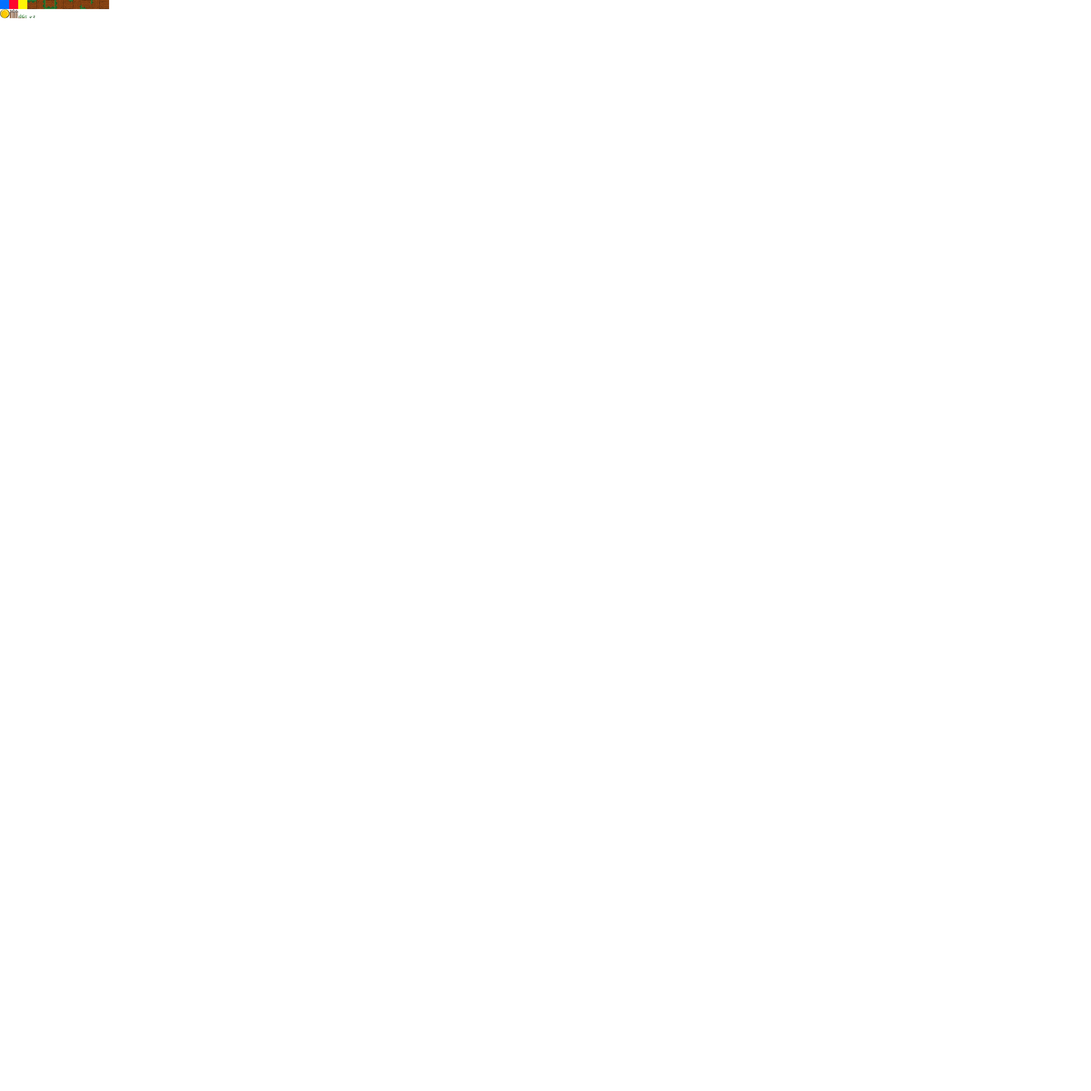
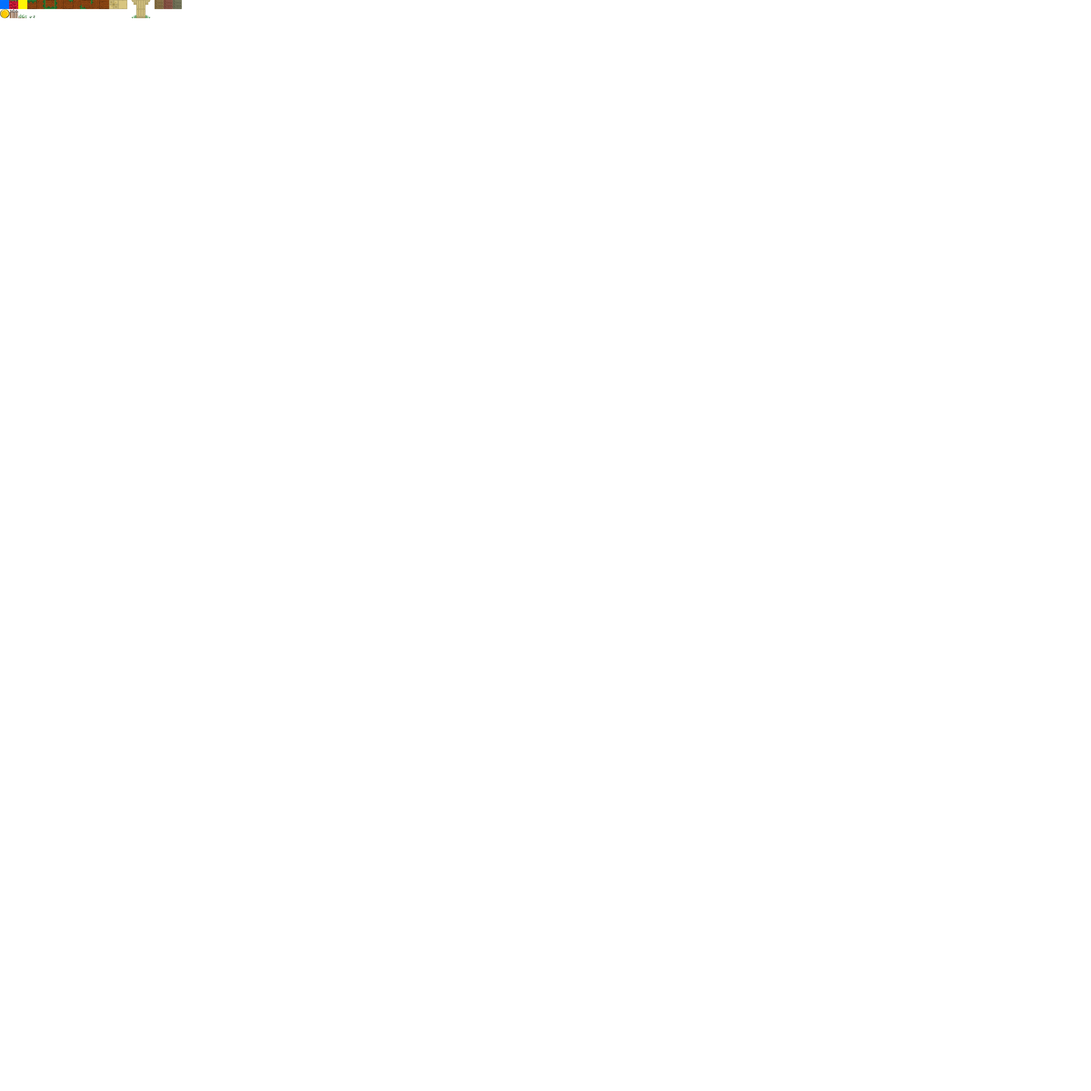
The second (1091, 1091) image is a revision of the first. Changes to its layers:
renamed "Layer 1" to "objects", painted on it over [left=9, top=0, right=182, bottom=19]
removed layer "Layer 8" over [left=9, top=0, right=37, bottom=10]
